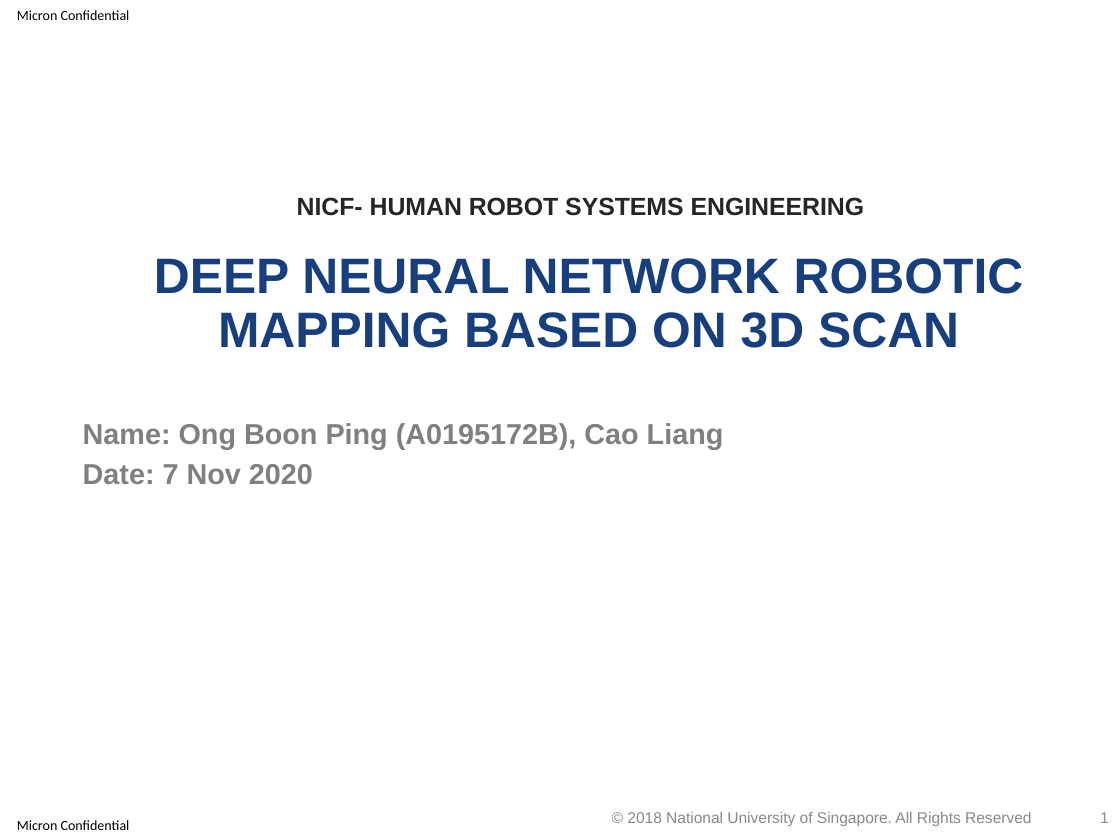
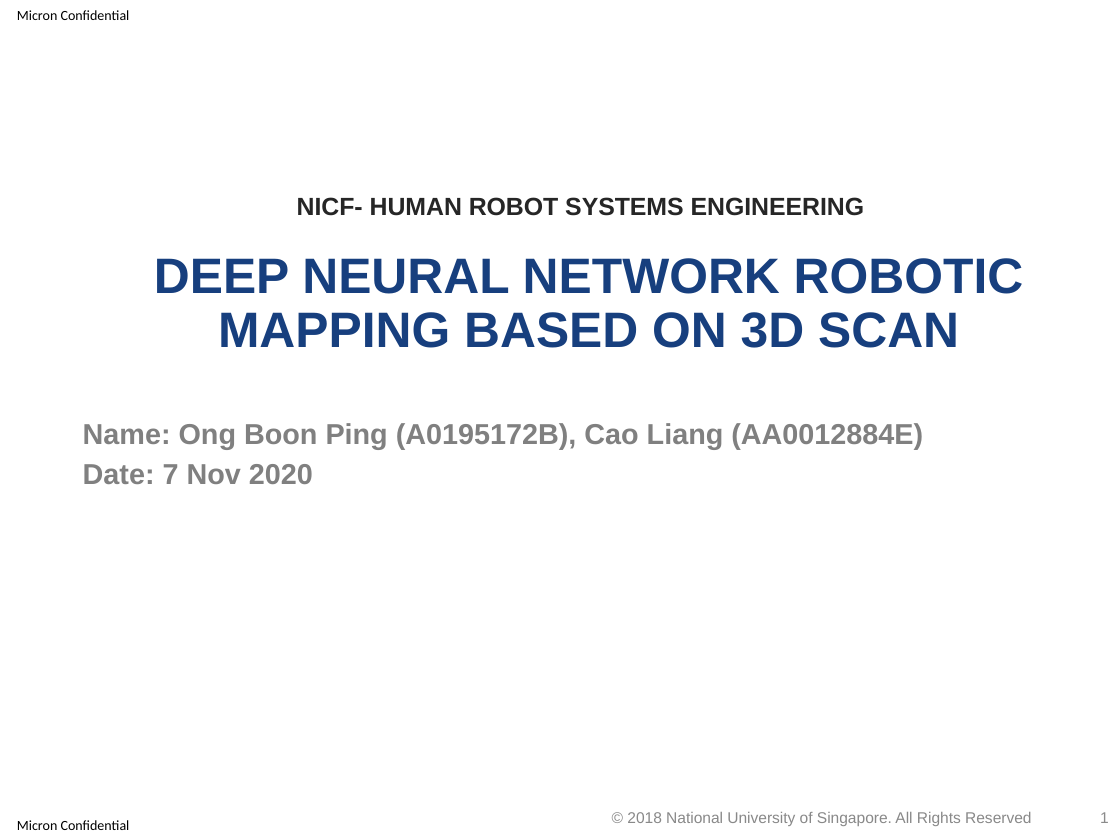
Before and after one commit to optimusium/3dscan, a slide deck: slide 1 of PracticeModule_Presentation.pptx. Drawn at 1120x840 pixels with LibreOffice and Linux fonts; fonts in the diff are those of the drawing; background and template pictures are left out. Boxes give left, top, right and bottom in pixels: in the first picture for what was removed or moved away, otherwise in the second. Text is boxed around its words. In the diff, an @@ line names an element or a change of style, - is before the commit and + after.

Commit message:
Update student ID;

```diff
--- a/PracticeModule_Presentation.pptx
+++ b/PracticeModule_Presentation.pptx
@@ text at bbox=[83, 423, 923, 450]: text changed @@
-Name: Ong Boon Ping (A0195172B), Cao Liang
+Name: Ong Boon Ping (A0195172B), Cao Liang (AA0012884E)
```
